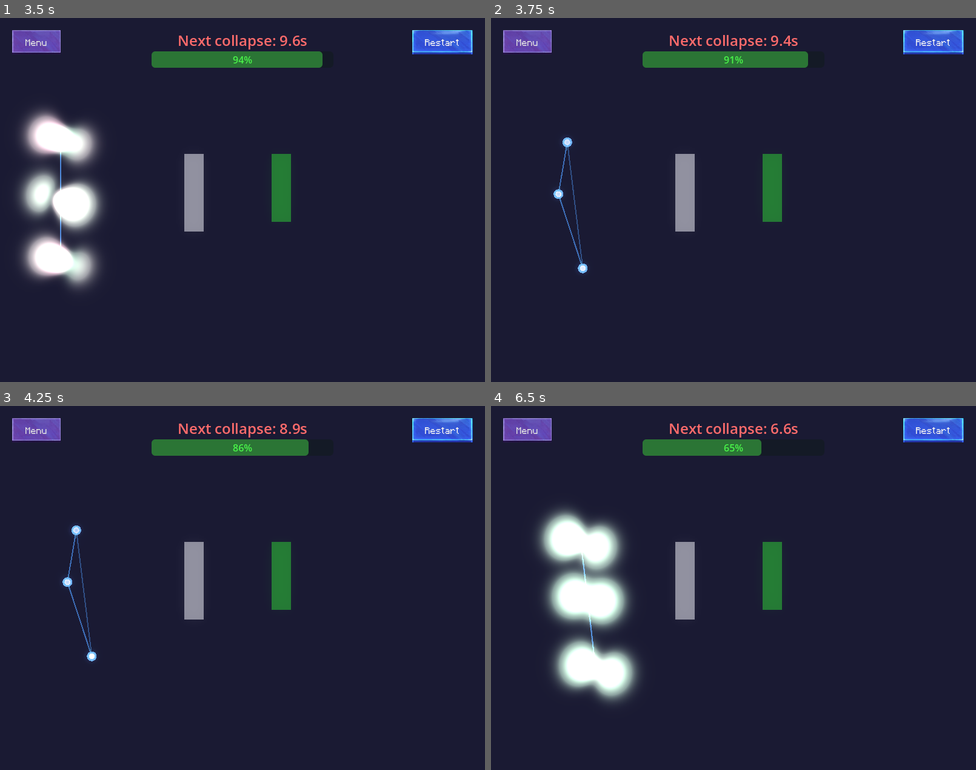
Above: before the commit, frames 1-4 (two rows, left to right).
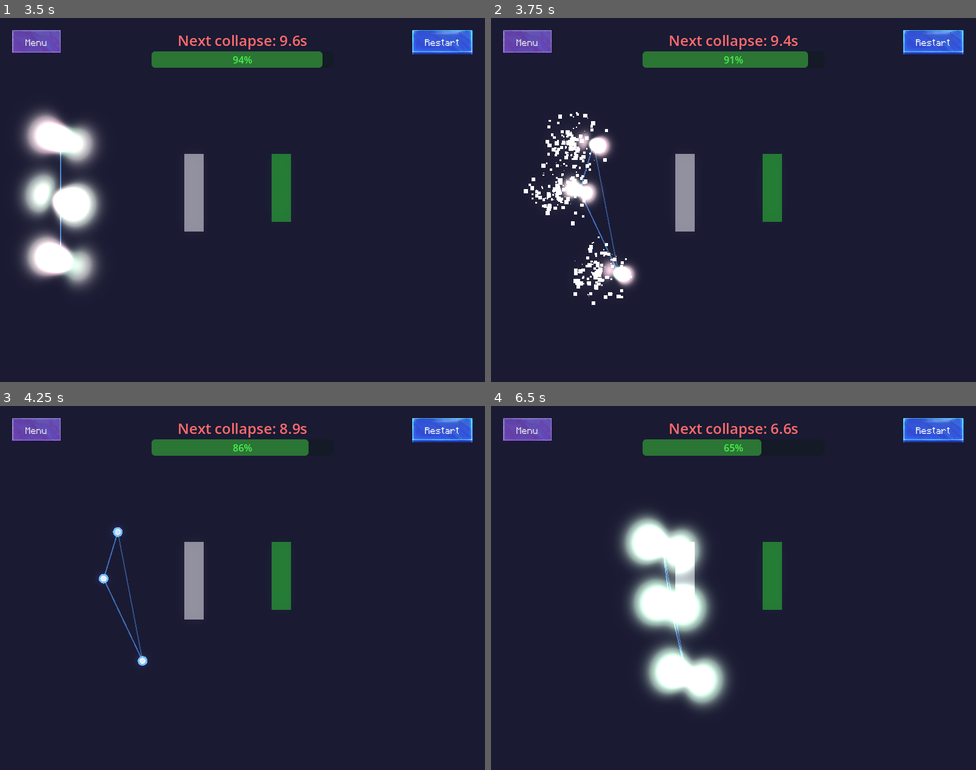
Above: after the commit, the same moments.

Repository: magnoint13/brinqo-2026
Game: Godot game, scene res://ui/MainMenu.tscn
The game is run twice, just before and just after one commit, with the same random seed, the same clock (stepped at 60 frames per second) and the same inputs.
Inputs:
- Up to frame 1 (3.5 s): click "Start" at 0.5 s; click "Restart" at 1.25 s; click "Restart" at 2 s; click "Restart" at 2.75 s
- Up to frame 2 (3.75 s): hold D (move_right) from 3.53 s (still down); tap Space (collapse) at 3.6 s
- Up to frame 3 (4.25 s): keep holding D (move_right)
- Up to frame 4 (6.5 s): release D (move_right) at 4.28 s; hold Down (move_down) 4.28-5.03 s; tap Space (collapse) at 4.35, 5.1, 5.85 s; hold D (move_right) 5.03-5.78 s; hold W (move_up) from 5.78 s (still down)

Frame 1 is identical in both runs. In frame 2, 2.7% of the frame differs, in the area x 6-31%, y 25-79%; in frame 3, 0.6%; in frame 4, 15%, in the area x 9-50%, y 27-84%.

Commit message:
vfx de la transición

Diff:
--- a/scenes/particle.tscn
+++ b/scenes/particle.tscn
@@ -49,6 +49,16 @@
 fill_from = Vector2(0.5237213, 0.531467)
 fill_to = Vector2(0.8178419, 0.19598024)
 
+[sub_resource type="ParticleProcessMaterial" id="ParticleProcessMaterial_jw3tu"]
+lifetime_randomness = 0.57
+particle_flag_disable_z = true
+emission_shape = 1
+emission_sphere_radius = 60.0
+radial_velocity_min = -130.29002
+radial_velocity_max = -55.43002
+scale_min = 0.5
+scale_max = 7.0
+
 [node name="Particle" type="CharacterBody2D" unique_id=968643451]
 collision_layer = 2
 collision_mask = 3
@@ -73,3 +83,17 @@
 energy = 1.2
 texture = SubResource("GradientTexture2D_aura")
 texture_scale = 3.0
+
+[node name="CollapsedTimer" type="Timer" parent="." unique_id=2071648620]
+wait_time = 2.0
+one_shot = true
+
+[node name="CollapseParticleEffect" type="GPUParticles2D" parent="." unique_id=1129144100]
+emitting = false
+amount = 125
+lifetime = 0.32
+one_shot = true
+explosiveness = 1.0
+process_material = SubResource("ParticleProcessMaterial_jw3tu")
+
+[connection signal="timeout" from="CollapsedTimer" to="." method="_on_collapsed_timer_timeout"]
--- a/scripts/main.gd
+++ b/scripts/main.gd
@@ -79,6 +79,7 @@
 
 		# PHASE 2: Dissolve effect on non-selected particles (they're being destroyed)
 		for i in range(particles_node.particles.size()):
+			particles_node.particles[i].to_particle_animated()
 			if i != chosen_index:
 				dissolve_particle(particles_node.particles[i])
 
@@ -136,6 +137,7 @@
 	hud.set_status_text("Particle survived! Respawning...", Color(0.7, 0.7, 0.7))
 
 	survived.set_survived(true)
+	survived.collapsed_state = false
 	particles_node.clear_non_survived()
 
 	respawn_timer.start(0.5)
@@ -149,6 +151,7 @@
 	# Fade survived particle back to blue after respawn completes
 	var survived = particles_node.get_survived_particle()
 	if survived:
+		survived.collapsed_state = false
 		var tween = create_tween()
 		tween.tween_callback(survived.set_survived.bind(false)).set_delay(1.5)
 
--- a/scripts/particle.gd
+++ b/scripts/particle.gd
@@ -1,6 +1,6 @@
 extends CharacterBody2D
 
-@export var WAVE_STD: float = 25
+@export var WAVE_STD: float = 40
 @export var WAVE_SIZE: float = 200
 @export var BALL_RADIUS: float = 8.0
 @export var BALL_SPEED: float = 300.0
@@ -13,6 +13,8 @@
 @onready var glow_light = $GlowLight
 @onready var trail_particles = $TrailParticles
 @onready var survivor_aura = $SurvivorAura
+@onready var collapsed_timer = $CollapsedTimer
+@onready var collapse_particles = $CollapseParticleEffect
 
 # State
 var rng: RandomNumberGenerator
@@ -34,6 +36,7 @@
 
 func _ready():
 	rng = RandomNumberGenerator.new()
+	collapsed_state = false
 
 	wave_rect = MeshInstance2D.new()
 	# Setup shape
@@ -68,8 +71,7 @@
 		direction.y = 1
 
 	if Input.is_action_just_pressed("collapse"):
-		collapsed_state = not collapsed_state
-		if collapsed_state:
+		if not collapsed_state:
 			# The generated random number may end up inside a wall
 			# In that case, regenerate
 			var safe_position = false
@@ -85,6 +87,10 @@
 					safe_position = true
 				attempts += 1
 			# Else, fallback to center (keep the current position)
+			collapsed_timer.start()
+			to_particle_animated()
+		else:
+			to_wave_animated()
 
 	#### Apply movement ####
 	# NOTE: collapsed particles cannot move
@@ -190,3 +196,25 @@
 		var tween = create_tween().set_loops(3)
 		tween.tween_property(survivor_aura, "energy", 1.8, 0.3)
 		tween.tween_property(survivor_aura, "energy", 1.2, 0.3)
+
+func _on_collapsed_timer_timeout():
+	to_wave_animated()
+
+func to_particle_animated():
+	if not collapsed_state:
+		collapse_particles.process_material.radial_velocity *= -1
+		collapse_particles.restart()
+		var tween = get_tree().create_tween()
+		tween.tween_property(self, "scale", Vector2(0.2, 0.2), 0.2)
+		tween.tween_callback(func():
+			collapsed_state = true
+			scale = Vector2(1, 1)
+		)
+
+func to_wave_animated():
+	if collapsed_state:
+		collapse_particles.restart()
+		collapsed_state = false
+		scale = Vector2(0.2, 0.2)
+		var tween = get_tree().create_tween()
+		tween.tween_property(self, "scale", Vector2(1, 1), 0.2)
--- a/scripts/particles_container.gd
+++ b/scripts/particles_container.gd
@@ -104,14 +104,12 @@
 
 func clear_non_survived():
 	# Remove all non-survived particles from scene
+	var new_particles = []
 	for p in particles:
 		if not p.is_survived:
 			p.queue_free()
-
-	# Rebuild array with only survived particle
-	var new_particles = []
-	for p in particles:
-		if p.is_survived:
+		else:
+			p.collapsed_state = false
 			new_particles.append(p)
 	particles = new_particles
 
